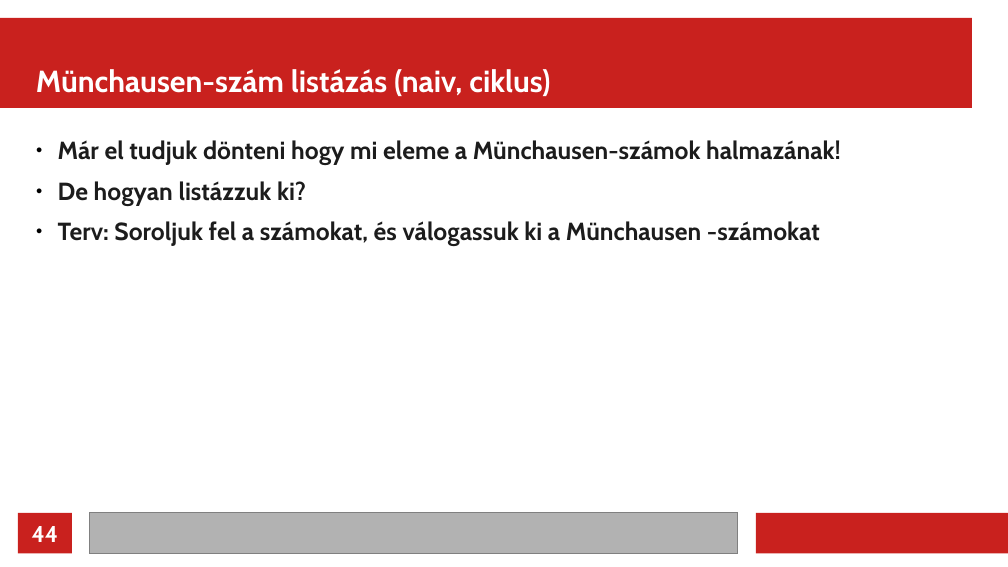
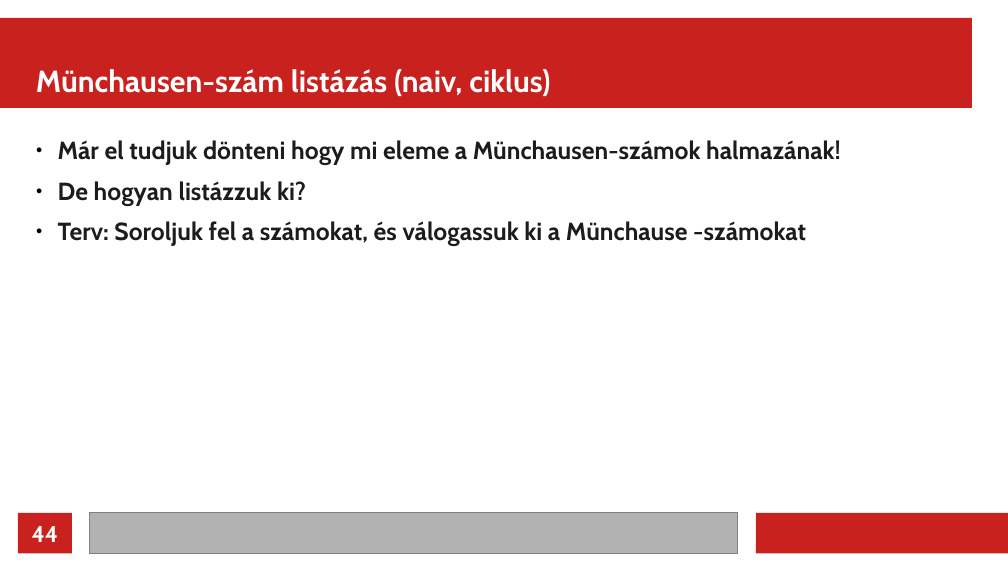
Before and after one commit to rkeeves/munchausen, a slide deck: slide 44 of presentation/munchausen_basic.odp. Drawn at 1008x567 pixels with LibreOffice and Linux fonts; fonts in the diff are those of the drawing. Boxes give left, top, right and bottom in pixels: in the first picture for what was removed or moved away, otherwise in the second. Text is boxed around its words. In the diff, an @@ line names an element or a change of style, - is before the commit and + after.

```diff
--- a/presentation/munchausen_basic.odp
+++ b/presentation/munchausen_basic.odp
@@ text at (58,221,806,246): text changed @@
-● Terv: Soroljuk fel a számokat, és válogassuk ki a Münchausen -számokat
+● Terv: Soroljuk fel a számokat, és válogassuk ki a Münchause -számokat
```
Also in this commit, not shown: 1 other file.
